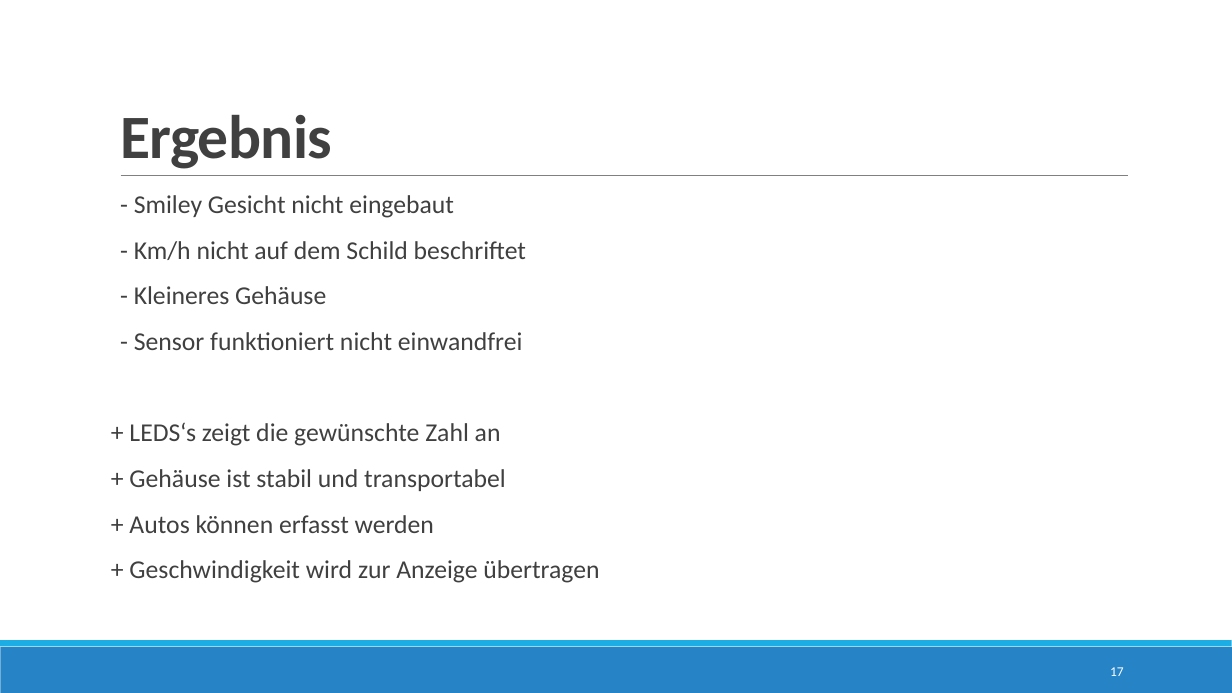
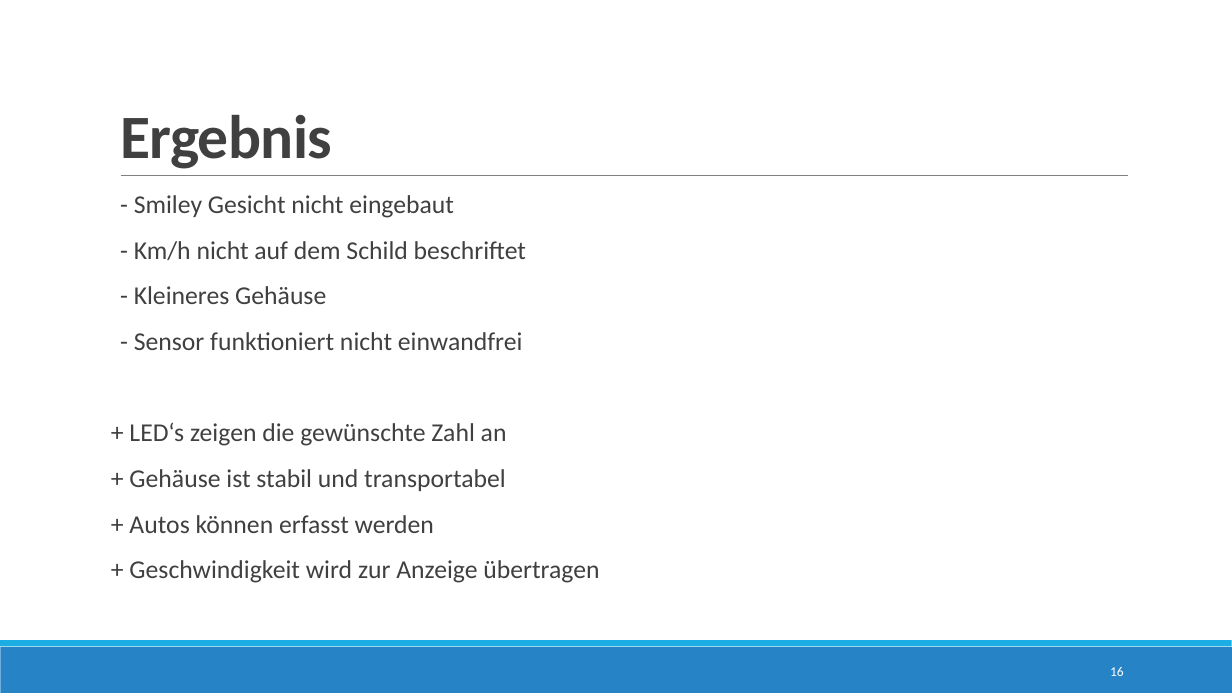
Before and after one commit to JustinF97/Speedy-Tempomessgeraet, a slide deck: slide 16 of Solidworks/Projektarbeit.pptx (slide 17 before the commit). Drawn at 1232x693 pixels with LibreOffice and Linux fonts; fonts in the diff are those of the drawing. Boxes give left, top, right and bottom in pixels: in the first picture for what was removed or moved away, otherwise in the second. Text is boxed around its words. In the diff, an @@ line names an element or a change of style, - is before the commit and + after.

```diff
--- a/Solidworks/Projektarbeit.pptx
+++ b/Solidworks/Projektarbeit.pptx
@@ text at box(129, 422, 507, 446): text changed @@
-+ LEDS‘s zeigt die gewünschte Zahl an
++ LED‘s zeigen die gewünschte Zahl an
@@ page number at box(1110, 667, 1124, 676): text changed @@
-17
+16
```
Also in this commit, not shown: 2 other slides changed, 1 slide removed.
